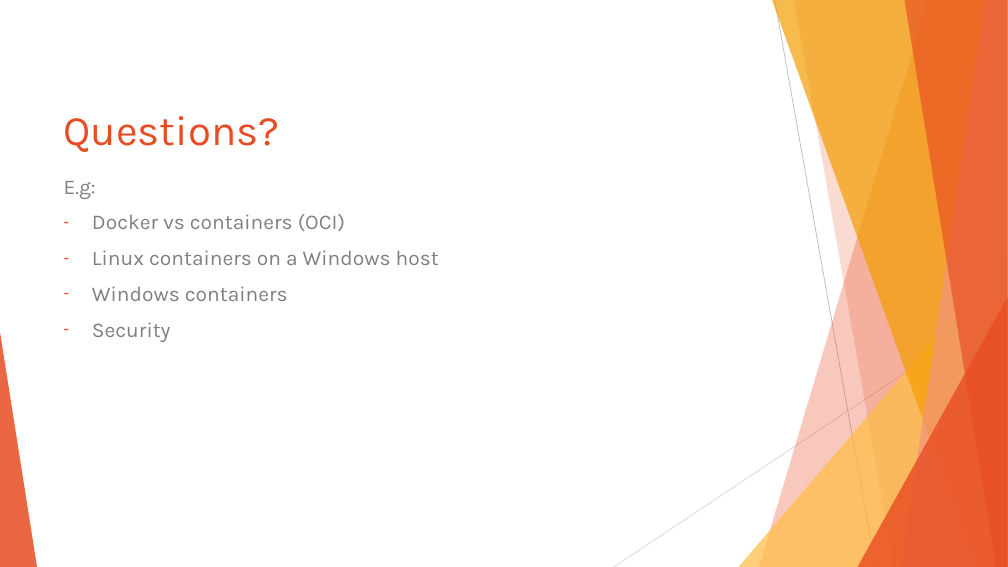
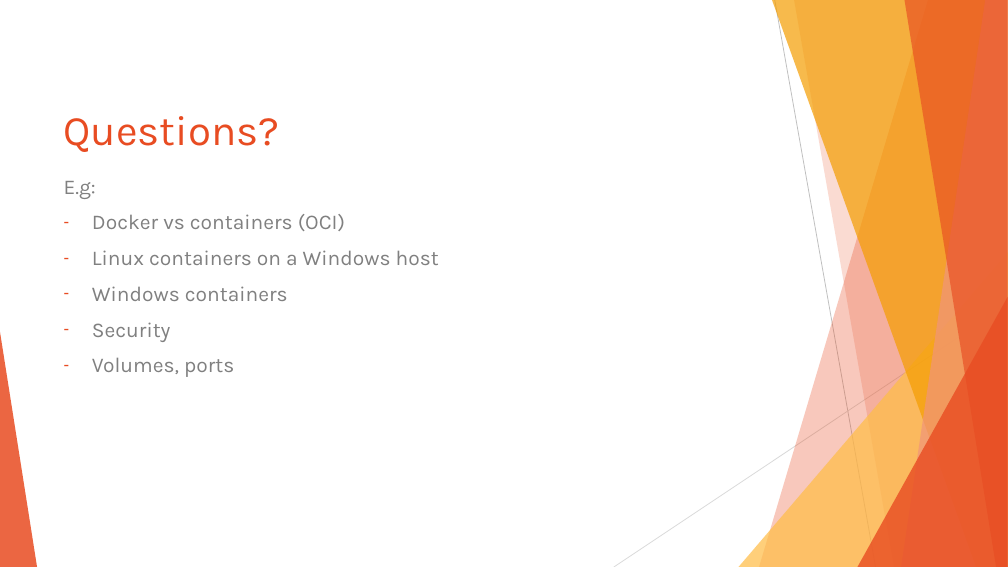
Before and after one commit to Ezekiel-DA/containerization_example, a slide deck: slide 16 of Containerization as an Open Science tool.pptx. Drawn at 1008x567 pixels with LibreOffice and Linux fonts; fonts in the diff are those of the drawing. Boxes give left, top, right and bottom in pixels: in the first picture for what was removed or moved away, otherwise in the second. Text is boxed around its words. In the diff, an @@ line names an element or a change of style, - is before the commit and + after.

```diff
--- a/Containerization as an Open Science tool.pptx
+++ b/Containerization as an Open Science tool.pptx
@@ text at [92, 357, 234, 377]: paragraph added @@
+– Volumes, ports
```
Also in this commit, not shown: 1 other slide changed.
